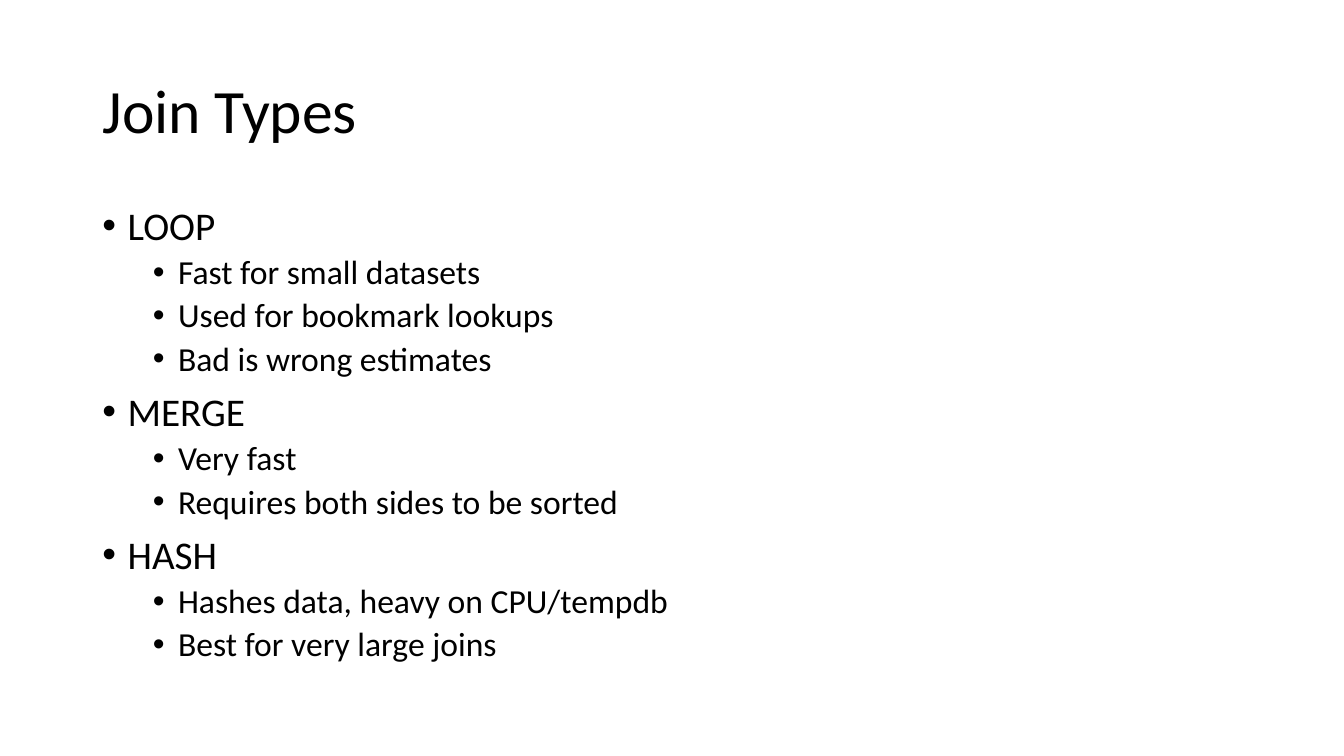
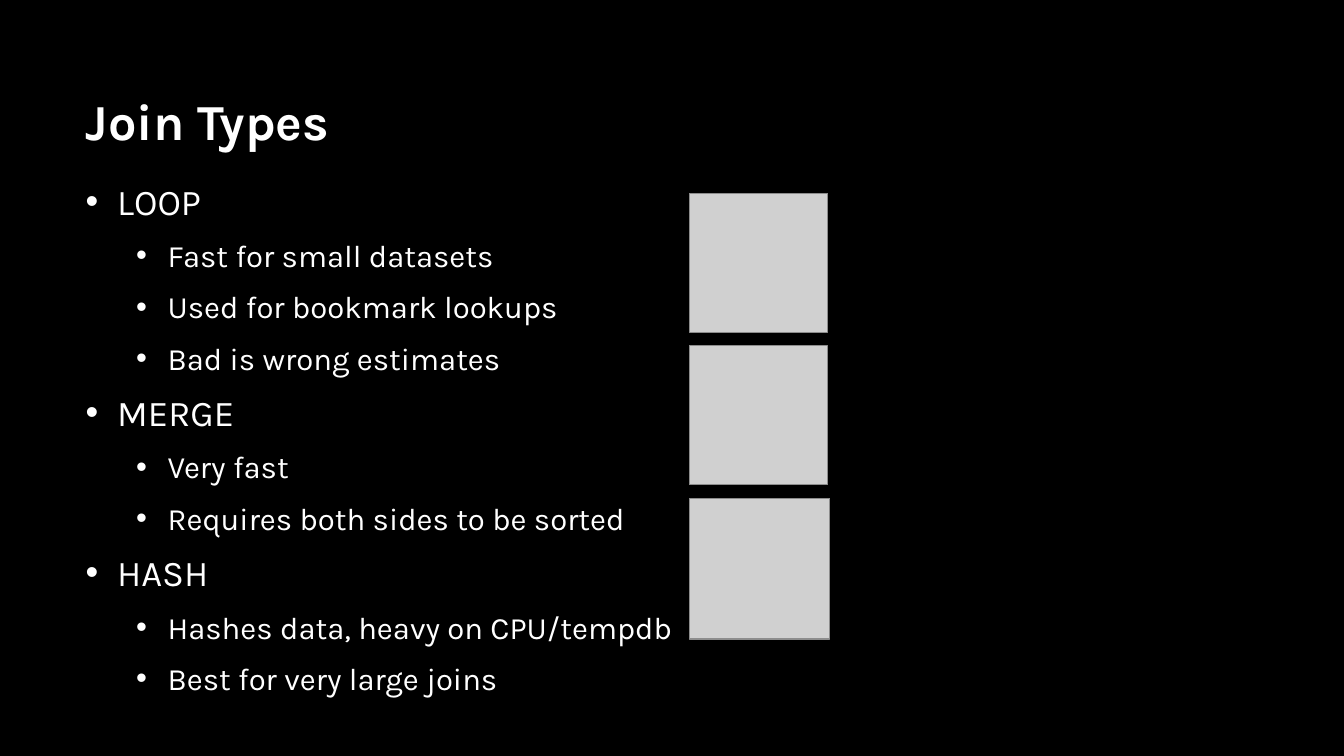
Before and after one commit to sabinio/SQLTraining, a slide deck: slide 29 of Slides/3. Query Execution.pptx (slide 16 before the commit). Drawn at 1344x756 pixels with LibreOffice and Linux fonts; fonts in the diff are those of the drawing; grey boxes stand for pictures; background and template pictures are left out. Boxes give left, top, right and bottom in pixels: in the first picture for what was removed or moved away, otherwise in the second. Text is boxed around its words. In the diff, an @@ line names an element or a change of style, - is before the commit and + after.

```diff
--- a/Slides/3. Query Execution.pptx
+++ b/Slides/3. Query Execution.pptx
@@ background #FFFFFF to picture (left out) @@
@@ title "Join Types": place and size @@
-title "Join Types" at (102,90,357,143)
+title "Join Types" at (86,104,329,152)
@@ title "Join Types" at (86,104,329,152): size 44 to 36 pt, font Calibri to Karla, text colour #000000 to #FFFFFF, bold on; line spacing 0.9 to 1 @@
@@ text "LOOP": place and size @@
-text "LOOP" at (128,214,668,662)
+text "LOOP" at (117,192,671,697)
@@ text "LOOP" at (117,192,671,697): size 28 to 25.9 pt in "LOOP", "MERGE", "HASH"; font Calibri to Karla, text colour #000000 to #FFFFFF, size 24 to 22.2 pt; indent changed; line spacing 0.9 to 1; more space between paragraphs @@
@@ picture added at (690,194,829,333) @@
@@ picture added at (690,346,829,485) @@
@@ picture added at (690,498,831,639) @@
```
Also in this commit, not shown: 19 other slides changed, 14 slides added, 4 slides removed.
